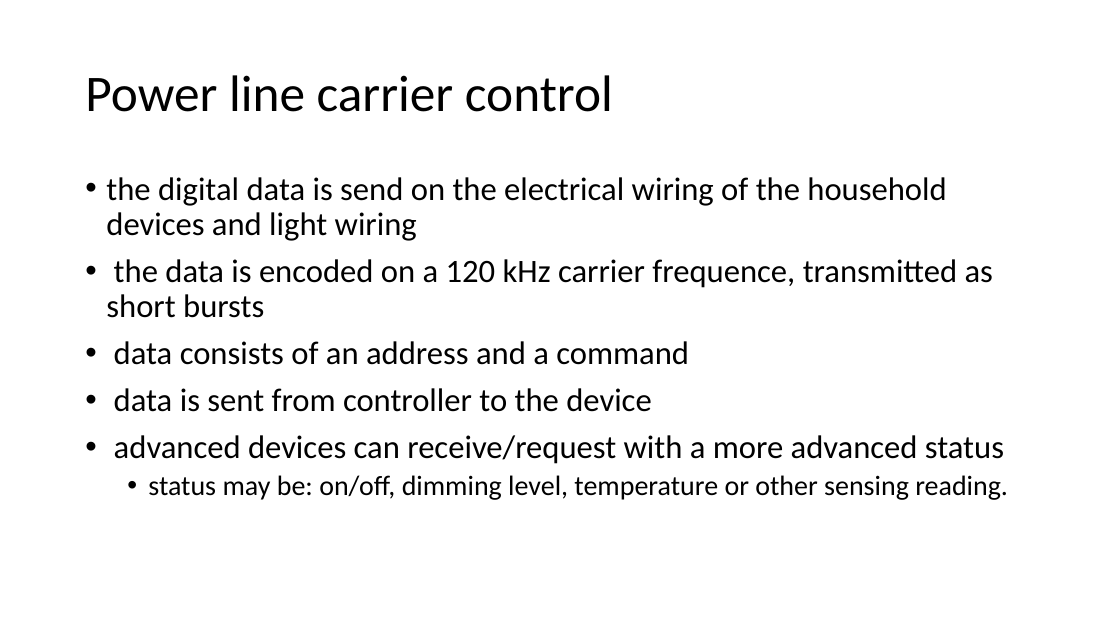
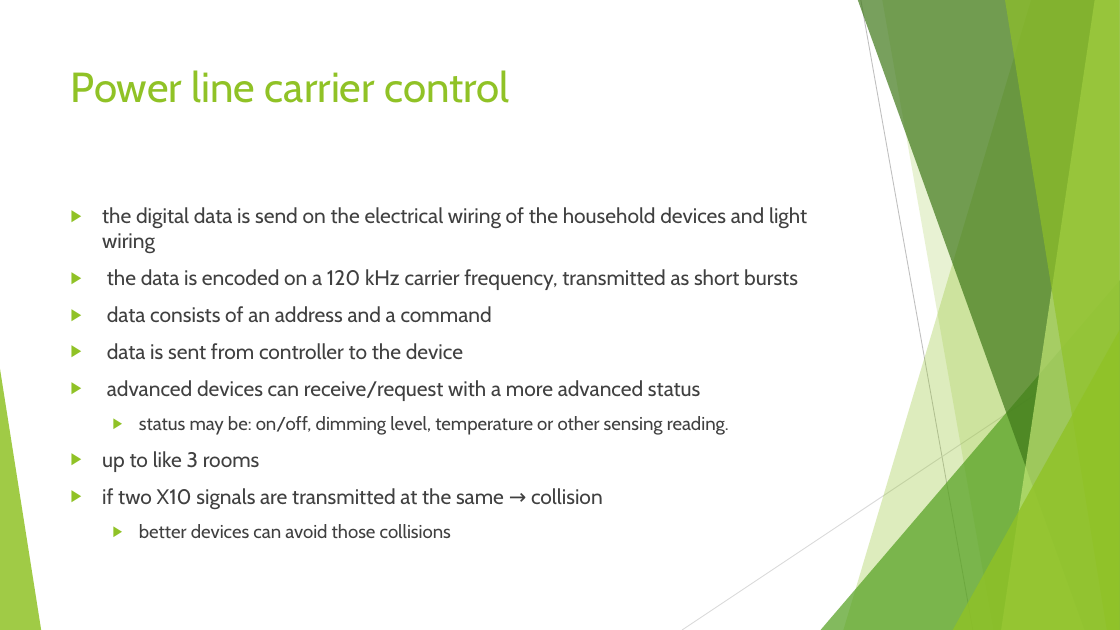
Before and after one commit to alghammariosmah/ulnoiot, a slide deck: slide 3 of teams/aast/altenhofer/2017_06_14/research_x10.pptx (slide 2 before the commit). Drawn at 1120x630 pixels with LibreOffice and Linux fonts; fonts in the diff are those of the drawing. Boxes give left, top, right and bottom in pixels: in the first picture for what was removed or moved away, otherwise in the second. Text is boxed around its words. In the diff, an @@ line names an element or a change of style, - is before the commit and + after.

```diff
--- a/teams/aast/altenhofer/2017_06_14/research_x10.pptx
+++ b/teams/aast/altenhofer/2017_06_14/research_x10.pptx
@@ title "Power line carrier control": place and size @@
-title "Power line carrier control" at box(85, 75, 613, 112)
+title "Power line carrier control" at box(71, 70, 509, 103)
@@ title "Power line carrier control" at box(71, 70, 509, 103): size 44 to 36 pt, font Calibri to Cabin, text colour #000000 to #90C226; line spacing 0.9 to 1; vertical alignment middle to top @@
@@ text "the digital data is send ...": place and size @@
-text "the digital data is send ..." at box(106, 177, 1008, 500)
+text "the digital data is send ..." at box(102, 207, 807, 538)
@@ text at box(102, 207, 807, 435): size 28 to 18 pt in "the digital data is send on the ...", "data consists of an address and a ...", "data is sent from controller to the ...", "advanced devices can receive/request with a more ..."; font Calibri to Cabin, text colour #000000 to #404040 in "the digital data is send on the ...", "data consists of an address and a ...", "data is sent from controller to the ...", "advanced devices can receive/request with a more ..." and 1 more places; size 24 to 16 pt in "status may be: on/off, dimming level, temperature ..."; bullet • to ▶; line spacing 0.9 to 1; more space between paragraphs @@
@@ text at box(107, 269, 798, 290): text changed; size 28 to 18 pt; font Calibri to Cabin; text colour #000000 to #404040 @@
-• the data is encoded on a 120 kHz carrier frequence, transmitted as short bursts
+▶ the data is encoded on a 120 kHz carrier frequency, transmitted as short bursts
@@ group added at box(0, 0, 1120, 630): 5 freeform shapes, 3 triangles, 2 lines @@
@@ text at box(102, 451, 603, 538): paragraphs added @@
+▶ up to like 3 rooms
+▶ if two X10 signals are transmitted at the same → collision
+  ▶ better devices can avoid those collisions
```
Also in this commit, not shown: 2 other slides changed, 5 slides added, 14 other files.
